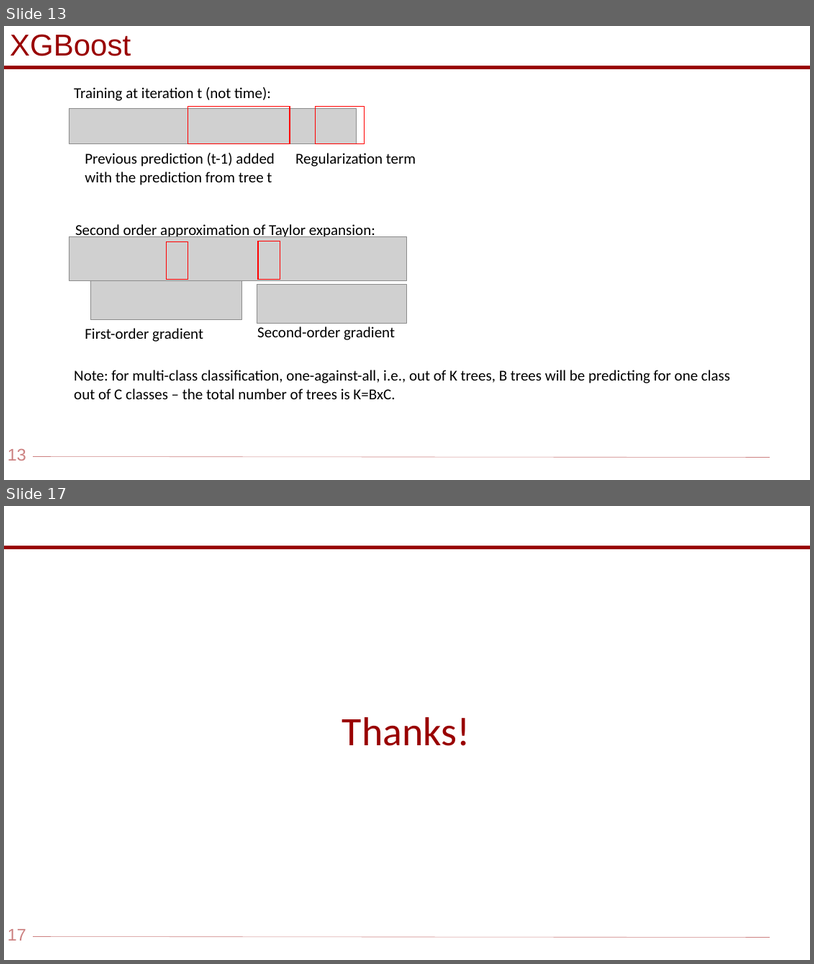
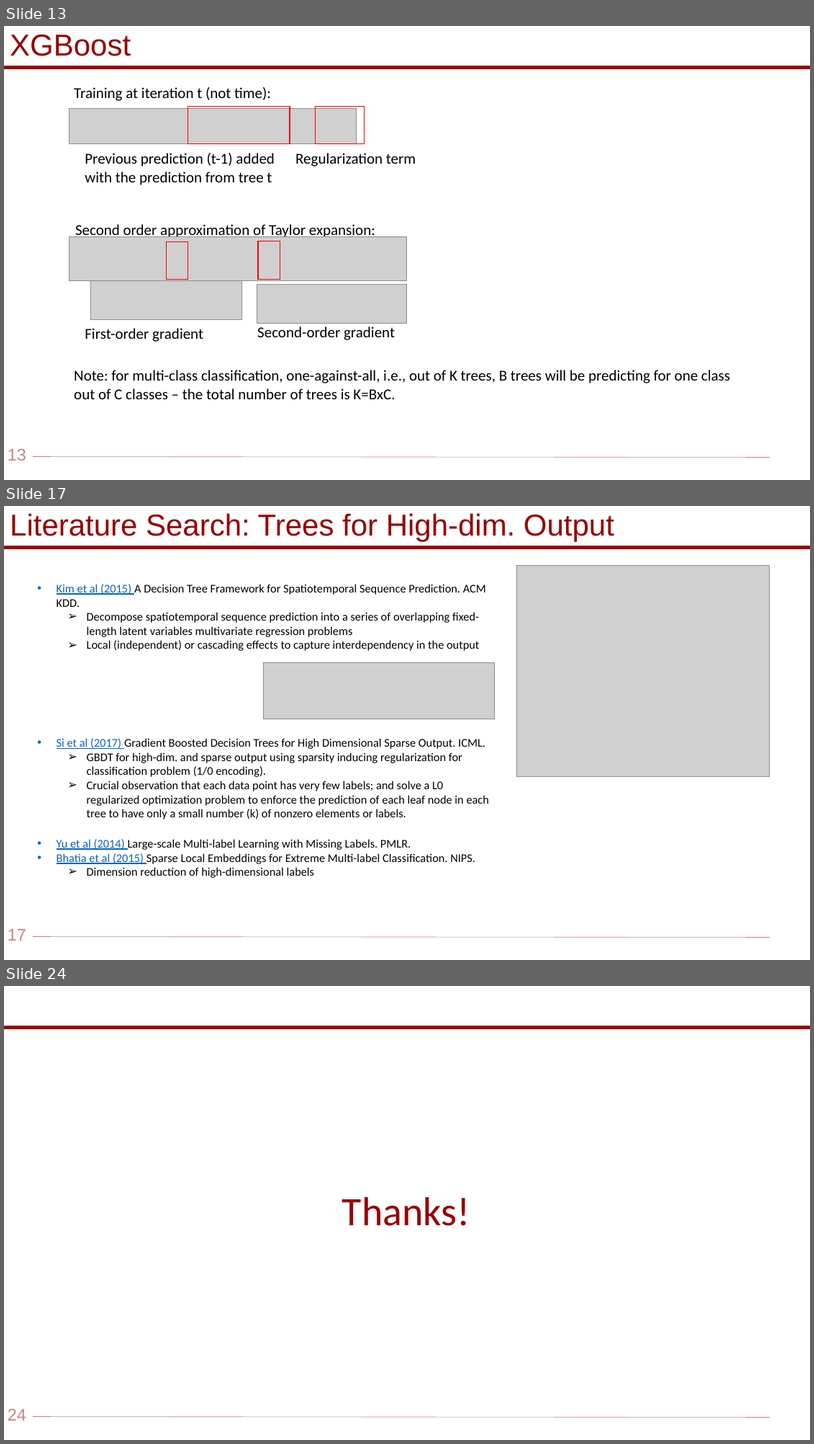
Before and after one commit to rsyamil/latent-space-xgboost, a slide deck: Trees.pptx. Shown one above the other, each under a label of ours: slides 13 and 17 before the commit, slides 13, 17 and 24 after it; the slides between them are not shown. The pictures are 814x964 and 814x1444 pixels, drawn with LibreOffice and Linux fonts; fonts in the diff are those of the drawing; grey boxes stand for pictures; background and template pictures are left out. Boxes give left, top, right and bottom in pixels: in the first picture for what was removed or moved away, otherwise in the second. Text is boxed around its words. In the diff, an @@ line names an element or a change of style, - is before the commit and + after.

```diff
--- a/Trees.pptx
+++ b/Trees.pptx
@@ slide 17 added at bbox=[4, 506, 810, 960], background #FFFFFF; not listed: 4 template elements that a slide beside it also shows @@
@@ text added at bbox=[10, 513, 615, 542], 36 pt, text #990000 @@
+Literature Search: Trees for High-dim. Output
@@ picture added at bbox=[517, 565, 770, 777] @@
@@ text added at bbox=[57, 584, 486, 651], 14 pt, text #000000 @@
+  • Kim et al (2015) A Decision Tree Framework for Spatiotemporal Sequence Prediction. ACM KDD.
+    ➢ Decompose spatiotemporal sequence prediction into a series of overlapping fixed-length latent variables multivariate regression problems
+    ➢ Local (independent) or cascading effects to capture interdependency in the output
@@ picture added at bbox=[263, 662, 494, 718] @@
@@ text added at bbox=[57, 738, 489, 819], 14 pt, text #000000 @@
+  • Si et al (2017) Gradient Boosted Decision Trees for High Dimensional Sparse Output. ICML.
+    ➢ GBDT for high-dim. and sparse output using sparsity inducing regularization for classification problem (1/0 encoding).
+    ➢ Crucial observation that each data point has very few labels; and solve a L0 regularized optimization problem to enforce the prediction of each leaf node in each tree to have only a small number (k) of nonzero elements or labels.
@@ text added at bbox=[57, 839, 476, 878], 14 pt, text #000000 @@
+  • Yu et al (2014) Large-scale Multi-label Learning with Missing Labels. PMLR.
+  • Bhatia et al (2015) Sparse Local Embeddings for Extreme Multi-label Classification. NIPS.
+    ➢ Dimension reduction of high-dimensional labels
@@ what was slide 17 is now slide 24 @@
@@ page number at bbox=[8, 1409, 26, 1420]: text changed @@
-17
+24
```
Also in this commit, not shown: 4 slides changed, 7 other slides added, 1 slide removed, 1 other file.
